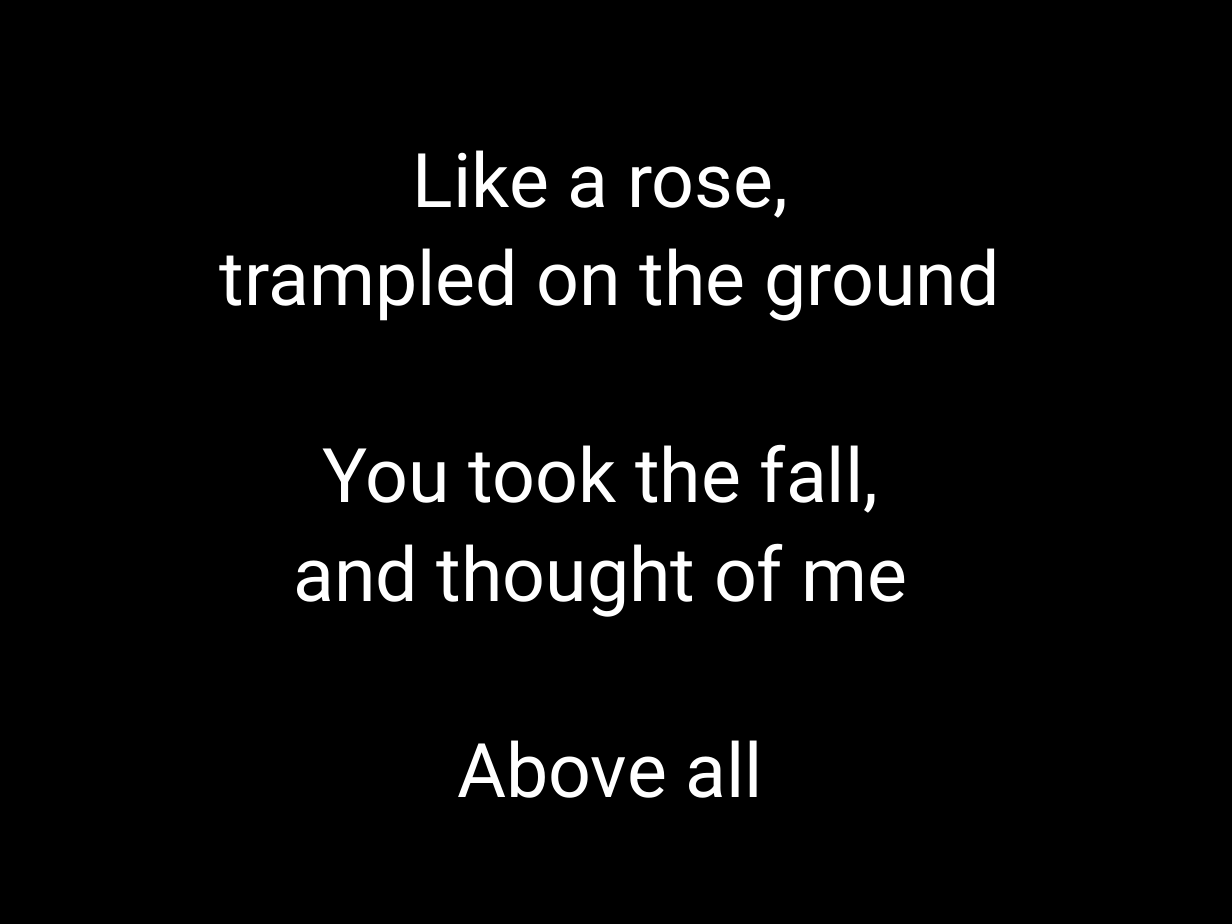
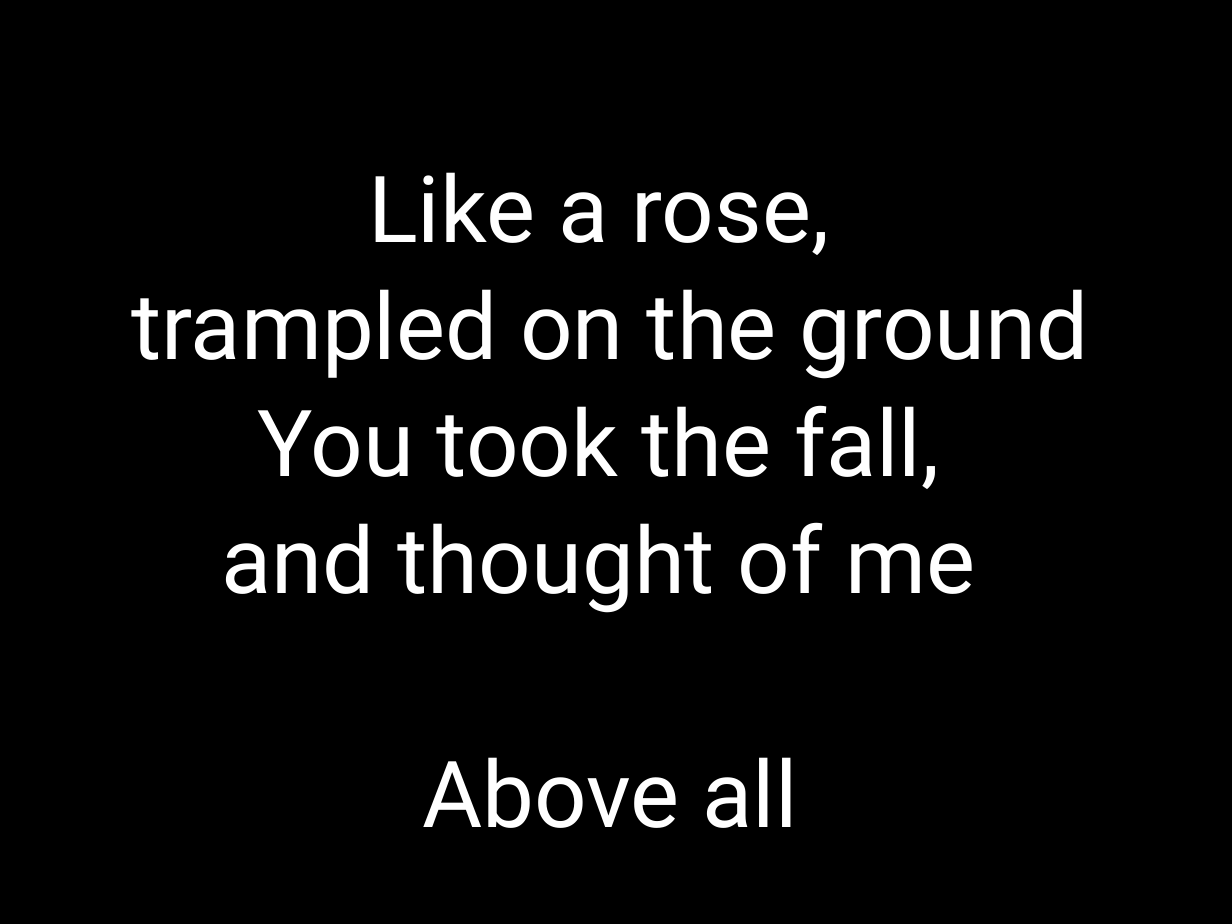
Before and after one commit to kendall412/worship, a slide deck: slide 13 of Above All.pptx. Drawn at 1232x924 pixels with LibreOffice and Linux fonts; fonts in the diff are those of the drawing. Boxes give left, top, right and bottom in pixels: in the first picture for what was removed or moved away, otherwise in the second. Text is boxed around its words. In the diff, an @@ line names an element or a change of style, - is before the commit and + after.

```diff
--- a/Above All.pptx
+++ b/Above All.pptx
@@ subtitle "Like a rose," at (131,172,1089,828): size 44 to 54 pt @@
```
Also in this commit, not shown: 14 other slides changed, 9 other files.
